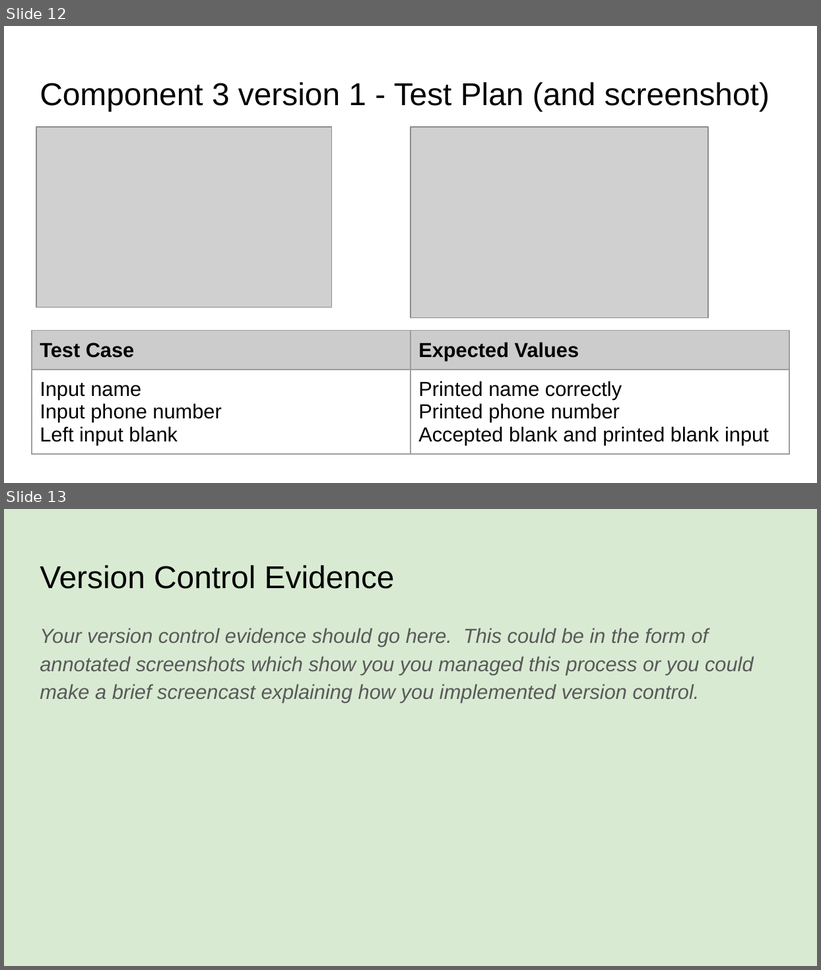
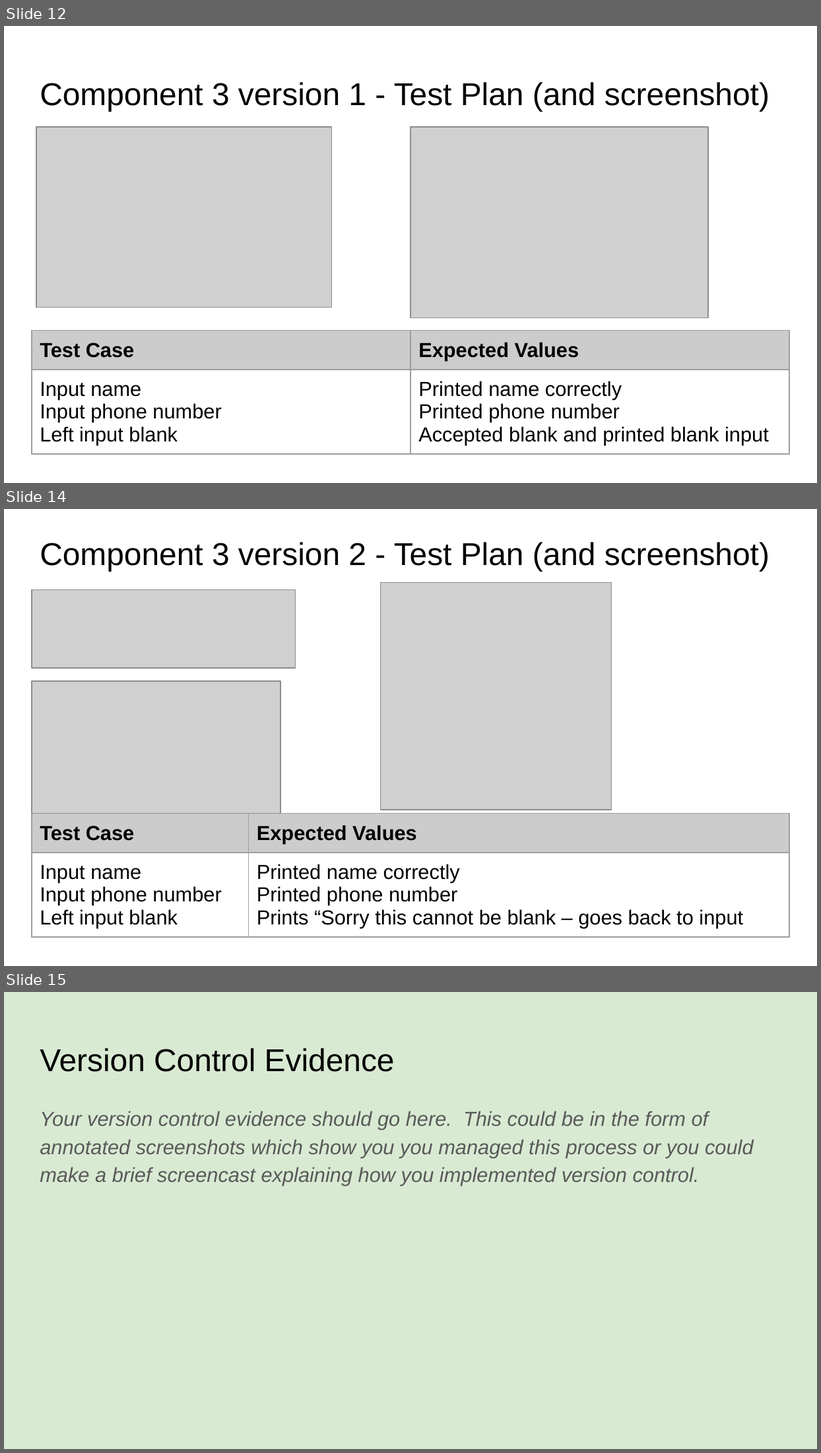
Before and after one commit to danielpereira16/pizzabot, a slide deck: 022_91893+_+91897+Documentation.pptx. Shown one above the other, each under a label of ours: slides 12 and 13 before the commit, slides 12, 14 and 15 after it; the slides between them are not shown. The pictures are 821x970 and 821x1453 pixels, drawn with LibreOffice and Linux fonts; fonts in the diff are those of the drawing; grey boxes stand for pictures. Boxes give left, top, right and bottom in pixels: in the first picture for what was removed or moved away, otherwise in the second. Text is boxed around its words. In the diff, an @@ line names an element or a change of style, - is before the commit and + after.

Commit message:
Added "Not Blank"
Added validation so that entry cannot be blank

```diff
--- a/022_91893+_+91897+Documentation.pptx
+++ b/022_91893+_+91897+Documentation.pptx
@@ slide 14 added at <box>4,509,817,966</box>, background #FFFFFF @@
@@ title added at <box>40,542,770,571</box>, 28 pt, text #000000 @@
+Component 3 version 2 - Test Plan (and screenshot)
@@ picture added at <box>380,582,611,810</box> @@
@@ picture added at <box>32,590,295,667</box> @@
@@ picture added at <box>32,681,281,814</box> @@
@@ table added at <box>32,814,789,944</box>, 2 rows, 2 columns @@
+Test Case | Expected Values
+Input name / Input phone number / Left input blank | Printed name correctly / Printed phone number / Prints “Sorry this cannot be blank – goes back to input
@@ what was slide 13 is now slide 15 @@
```
Also in this commit, not shown: 1 other slide added, 1 other file.
